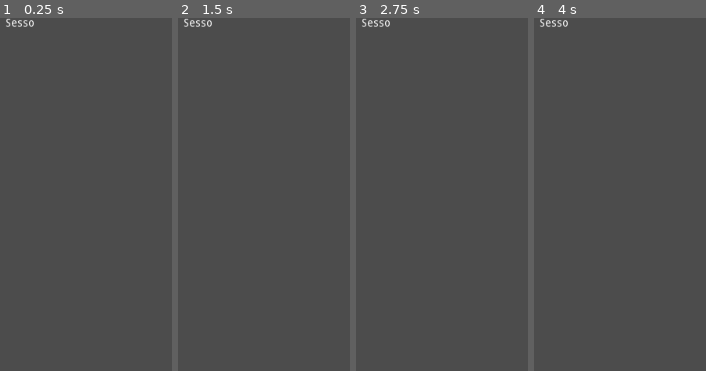
Above: before the commit, frames 1-4 (left to right).
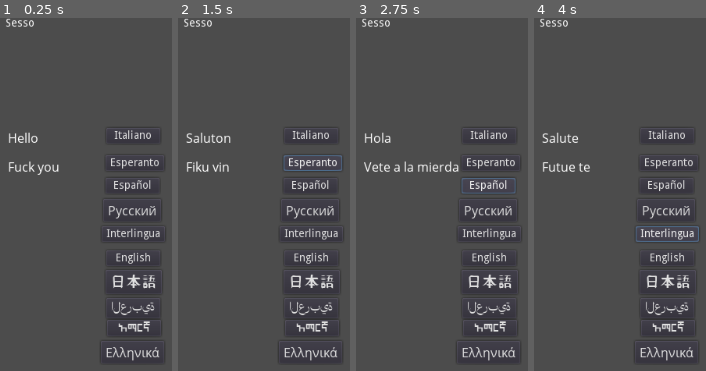
Above: after the commit, the same moments.

Repository: TheXanada96/TutorialGodottaro
Game: Godot game, scene res://Hello World/HelloWorld.tscn
The game is run twice, just before and just after one commit, with the same random seed, the same clock (stepped at 60 frames per second) and the same inputs.
Inputs (mouse positions are in pixels of both pictures, inside the frame that each line leads up to):
- Up to frame 1 (0.25 s): no input
- Up to frame 2 (1.5 s): click (312, 134) at 0.5 s, where only the run after the commit has a clickable "Italiano"; click (312, 162) at 1.25 s, where only the run after the commit has a clickable "Esperanto"
- Up to frame 3 (2.75 s): click (488, 187) at 2 s, where only the run after the commit has a clickable "Español"
- Up to frame 4 (4 s): click (666, 208) at 2.75 s, where only the run after the commit has a clickable "Русский"; click (668, 233) at 3.5 s, where only the run after the commit has a clickable "Interlingua"

The runs differ from the first frame. In frame 1, 3.9% of the frame differs, in the area x 5-94%, y 31-98%; in frame 2, 4.2%; in frame 3, 4.3%, in the area x 4-94%, y 31-98%; in frame 4, 4.2%.

Commit message:
MHANZ

Diff:
--- a/Avventura Testuale/Il MHANZ Definito.gd
+++ b/Avventura Testuale/Il MHANZ Definito.gd
@@ -1,5 +1,18 @@
 extends Control
 
 func _ready():
-	var nomiFieri = "Kenneth"
-	print("Una volta ho visto un comunista elogiare " + nomiFieri)
+	var prompts = ["Pietro", "Smusi", "lezzo", "unto"]
+	var story = "Una volta un certo %s %s un obamista %s mi ha chiamato %s perché ero albanese"
+	var albanian = story % prompts
+
+
+	$VBoxContainer/DisplayText.text = albanian
+
+
+func _on_LineEdit_text_entered(new_text):
+	update_DisplayText(new_text)
+
+
+func update_DisplayText(words):
+	$VBoxContainer/DisplayText.text = words
+	$VBoxContainer/LineEdit.clear()
--- a/Avventura Testuale/Il MHANZ Definito.tscn
+++ b/Avventura Testuale/Il MHANZ Definito.tscn
@@ -1,12 +1,17 @@
-[gd_scene load_steps=5 format=2]
+[gd_scene load_steps=7 format=2]
 
 [ext_resource path="res://Avventura Testuale/gfx/joystix monospace.otf" type="DynamicFontData" id=1]
 [ext_resource path="res://Avventura Testuale/gfx/blackboard.jpg" type="Texture" id=2]
 [ext_resource path="res://Avventura Testuale/Il MHANZ Definito.gd" type="Script" id=3]
+[ext_resource path="res://Avventura Testuale/gfx/open-sans.regular.ttf" type="DynamicFontData" id=4]
 
 [sub_resource type="DynamicFont" id=1]
 size = 40
 font_data = ExtResource( 1 )
+
+[sub_resource type="DynamicFont" id=2]
+size = 50
+font_data = ExtResource( 4 )
 
 [node name="Control" type="Control"]
 anchor_right = 1.0
@@ -19,13 +24,30 @@
 texture = ExtResource( 2 )
 expand = true
 
-[node name="Label" type="Label" parent="."]
+[node name="VBoxContainer" type="VBoxContainer" parent="."]
 anchor_right = 1.0
 anchor_bottom = 1.0
-margin_left = 30.0
-margin_top = 30.0
-margin_right = -30.0
-margin_bottom = -30.0
+margin_left = 24.0
+margin_top = 24.0
+margin_right = -24.0
+margin_bottom = -24.0
+alignment = 2
+
+[node name="DisplayText" type="Label" parent="VBoxContainer"]
+margin_top = 69.0
+margin_right = 976.0
+margin_bottom = 469.0
+rect_min_size = Vector2( 0, 400 )
 custom_fonts/font = SubResource( 1 )
 text = "MHANZ
 "
+autowrap = true
+clip_text = true
+
+[node name="LineEdit" type="LineEdit" parent="VBoxContainer"]
+margin_top = 473.0
+margin_right = 976.0
+margin_bottom = 552.0
+custom_fonts/font = SubResource( 2 )
+
+[connection signal="text_entered" from="VBoxContainer/LineEdit" to="." method="_on_LineEdit_text_entered"]
--- a/Avventura Testuale/traduzione.csv
+++ /dev/null
@@ -1,4 +0,0 @@
-,it,eo,es,ru,ia_FR,en
-KEY_TEST,Ciao,Saluton,Hola,Привет,Salute,Hello
-KEY_FUCK,Fanculo,Fiku vin,Vete a la mierda,Пошел на хуй,Futue te,Fuck you
-,,,,,,
--- a/Hello World/HelloWorld.tscn
+++ b/Hello World/HelloWorld.tscn
@@ -1,7 +1,40 @@
-[gd_scene load_steps=3 format=2]
+[gd_scene load_steps=15 format=2]
 
 [ext_resource path="res://Hello World/Label.gd" type="Script" id=1]
 [ext_resource path="res://Hello World/HelloWorld.gd" type="Script" id=2]
+[ext_resource path="res://Avventura Testuale/gfx/Naganoshi-ywMlV.ttf" type="DynamicFontData" id=3]
+[ext_resource path="res://Avventura Testuale/gfx/open-sans.regular.ttf" type="DynamicFontData" id=4]
+[ext_resource path="res://Avventura Testuale/gfx/Tera-Regular.ttf" type="DynamicFontData" id=5]
+[ext_resource path="res://Avventura Testuale/gfx/TheYearofTheCamel-Bold.otf" type="DynamicFontData" id=6]
+[ext_resource path="res://Hello World/Testo.gd" type="Script" id=7]
+
+[sub_resource type="DynamicFont" id=6]
+font_data = ExtResource( 4 )
+fallback/0 = ExtResource( 3 )
+fallback/1 = ExtResource( 6 )
+fallback/2 = ExtResource( 5 )
+
+[sub_resource type="DynamicFont" id=7]
+font_data = ExtResource( 4 )
+fallback/0 = ExtResource( 3 )
+fallback/1 = ExtResource( 6 )
+fallback/2 = ExtResource( 5 )
+
+[sub_resource type="DynamicFont" id=2]
+font_data = ExtResource( 4 )
+
+[sub_resource type="DynamicFont" id=1]
+size = 21
+font_data = ExtResource( 3 )
+
+[sub_resource type="DynamicFont" id=3]
+font_data = ExtResource( 6 )
+
+[sub_resource type="DynamicFont" id=4]
+font_data = ExtResource( 5 )
+
+[sub_resource type="DynamicFont" id=5]
+font_data = ExtResource( 4 )
 
 [node name="HelloWorld" type="Node2D"]
 position = Vector2( 11, 0 )
@@ -10,7 +43,7 @@
 [node name="Control" type="Control" parent="."]
 anchor_right = 1.0
 anchor_bottom = 1.0
-margin_right = 40.0
+margin_right = 126.0
 margin_bottom = 40.0
 script = ExtResource( 1 )
 
@@ -18,3 +51,112 @@
 margin_right = 204.0
 margin_bottom = 14.0
 text = "Sesso"
+
+[node name="Testo" type="Control" parent="."]
+margin_left = 7.0
+margin_top = 60.0
+margin_right = 236.0
+margin_bottom = 450.0
+script = ExtResource( 7 )
+
+[node name="TEST" type="Label" parent="Testo"]
+margin_left = -4.0
+margin_top = 82.0
+margin_right = 52.0
+margin_bottom = 96.0
+custom_fonts/font = SubResource( 6 )
+text = "KEY_TEST"
+
+[node name="TEST2" type="Label" parent="Testo"]
+margin_left = -4.0
+margin_top = 119.0
+margin_right = 52.0
+margin_bottom = 133.0
+custom_fonts/font = SubResource( 7 )
+text = "KEY_FUCK"
+
+[node name="Italiano" type="Button" parent="Testo"]
+margin_left = 122.0
+margin_top = 81.0
+margin_right = 191.0
+margin_bottom = 101.0
+text = "Italiano"
+
+[node name="Esperanto" type="Button" parent="Testo"]
+margin_left = 121.0
+margin_top = 116.0
+margin_right = 196.0
+margin_bottom = 136.0
+text = "Esperanto"
+
+[node name="Spagnolo" type="Button" parent="Testo"]
+margin_left = 121.0
+margin_top = 145.0
+margin_right = 190.0
+margin_bottom = 165.0
+text = "Español"
+
+[node name="Russo" type="Button" parent="Testo"]
+margin_left = 118.0
+margin_top = 172.0
+margin_right = 192.0
+margin_bottom = 201.0
+custom_fonts/font = SubResource( 2 )
+text = "Русский"
+
+[node name="Interlinguo" type="Button" parent="Testo"]
+margin_left = 116.0
+margin_top = 207.0
+margin_right = 197.0
+margin_bottom = 227.0
+text = "Interlingua"
+
+[node name="Inglese" type="Button" parent="Testo"]
+margin_left = 122.0
+margin_top = 238.0
+margin_right = 191.0
+margin_bottom = 258.0
+text = "English"
+
+[node name="Giapponese" type="Button" parent="Testo"]
+margin_left = 121.0
+margin_top = 263.0
+margin_right = 193.0
+margin_bottom = 294.0
+custom_fonts/font = SubResource( 1 )
+text = "日本語"
+
+[node name="Arabo" type="Button" parent="Testo"]
+margin_left = 122.0
+margin_top = 299.0
+margin_right = 191.0
+margin_bottom = 325.0
+custom_fonts/font = SubResource( 3 )
+text = "العربية"
+
+[node name="Etiope" type="Button" parent="Testo"]
+margin_left = 123.0
+margin_top = 327.0
+margin_right = 192.0
+margin_bottom = 347.0
+custom_fonts/font = SubResource( 4 )
+text = "አማርኛ"
+
+[node name="Greco" type="Button" parent="Testo"]
+margin_left = 115.0
+margin_top = 354.0
+margin_right = 196.0
+margin_bottom = 383.0
+custom_fonts/font = SubResource( 5 )
+text = "Ελληνικά"
+
+[connection signal="button_down" from="Testo/Italiano" to="Testo" method="_on_Italiano_button_down"]
+[connection signal="button_down" from="Testo/Esperanto" to="Testo" method="_on_Esperanto_button_down"]
+[connection signal="button_down" from="Testo/Spagnolo" to="Testo" method="_on_Spagnolo_button_down"]
+[connection signal="button_down" from="Testo/Russo" to="Testo" method="_on_Russo_button_down"]
+[connection signal="button_down" from="Testo/Interlinguo" to="Testo" method="_on_Interlinguo_button_down"]
+[connection signal="button_down" from="Testo/Inglese" to="Testo" method="_on_Inglese_button_down"]
+[connection signal="button_down" from="Testo/Giapponese" to="Testo" method="_on_Giapponese_button_down"]
+[connection signal="button_down" from="Testo/Arabo" to="Testo" method="_on_Arabo_button_down"]
+[connection signal="button_down" from="Testo/Etiope" to="Testo" method="_on_Etiope_button_down"]
+[connection signal="button_down" from="Testo/Greco" to="Testo" method="_on_Greco_button_down"]
--- /dev/null
+++ b/Hello World/Testo.gd
@@ -0,0 +1,65 @@
+extends Control
+
+
+# Declare member variables here. Examples:
+# var a = 2
+# var b = "text"
+
+
+# Called when the node enters the scene tree for the first time.
+func _ready():
+	pass # Replace with function body.
+
+
+# Called every frame. 'delta' is the elapsed time since the previous frame.
+#func _process(delta):
+#	pass
+
+
+func _on_Italiano_button_down():
+	TranslationServer.set_locale("it")
+	pass # Replace with function body.
+
+
+func _on_Esperanto_button_down():
+	TranslationServer.set_locale("eo")
+	pass # Replace with function body.
+
+
+func _on_Spagnolo_button_down():
+	TranslationServer.set_locale("es")
+	pass # Replace with function body.
+
+
+func _on_Russo_button_down():
+	TranslationServer.set_locale("ru")
+	pass # Replace with function body.
+
+
+func _on_Interlinguo_button_down():
+	TranslationServer.set_locale("ia_FR")
+	pass # Replace with function body.
+
+
+func _on_Inglese_button_down():
+	TranslationServer.set_locale("en")
+	pass # Replace with function body.
+
+
+func _on_Giapponese_button_down():
+	TranslationServer.set_locale("ja")
+	pass # Replace with function body.
+
+
+func _on_Arabo_button_down():
+	TranslationServer.set_locale("ar")
+	pass # Replace with function body.
+
+
+func _on_Etiope_button_down():
+	TranslationServer.set_locale("am_ET")
+	pass
+
+func _on_Greco_button_down():
+	TranslationServer.set_locale("el_GR")
+	pass # Replace with function body.
--- /dev/null
+++ b/Hello World/traduzioni/traduzione.csv
@@ -0,0 +1,3 @@
+,it,eo,es,ru,ia_FR,en,ja,ar,am_ET,el_GR
+KEY_TEST,Ciao,Saluton,Hola,Привет,Salute,Hello,こんにちは,مرحبا,ሃይ,Γεια
+KEY_FUCK,Fanculo,Fiku vin,Vete a la mierda,Пошел на хуй,Futue te,Fuck you,死ね,تباً لك،,ብዳኝ,γάμα σε
--- a/project.godot
+++ b/project.godot
@@ -21,6 +21,7 @@
 [locale]
 
 locale_filter=[ 0, [  ] ]
+translations=PoolStringArray( "res://Hello World/traduzioni/traduzione.am_ET.translation", "res://Hello World/traduzioni/traduzione.ar.translation", "res://Hello World/traduzioni/traduzione.el_GR.translation", "res://Hello World/traduzioni/traduzione.en.translation", "res://Hello World/traduzioni/traduzione.eo.translation", "res://Hello World/traduzioni/traduzione.es.translation", "res://Hello World/traduzioni/traduzione.ia_FR.translation", "res://Hello World/traduzioni/traduzione.it.translation", "res://Hello World/traduzioni/traduzione.ja.translation", "res://Hello World/traduzioni/traduzione.ru.translation" )
 
 [physics]
 
Binary file added: Avventura Testuale/gfx/Naganoshi-ywMlV.ttf
Binary file added: Avventura Testuale/gfx/Tera-Regular.ttf
Binary file added: Avventura Testuale/gfx/TheYearofTheCamel-Bold.otf
Binary file added: Avventura Testuale/gfx/open-sans.regular.ttf
Not shown, removed: Avventura Testuale/traduzione.csv.import
Not shown, added: Hello World/traduzioni/traduzione.csv.import
Not shown, added: Hello World/traduzioni/translation.csv.import
